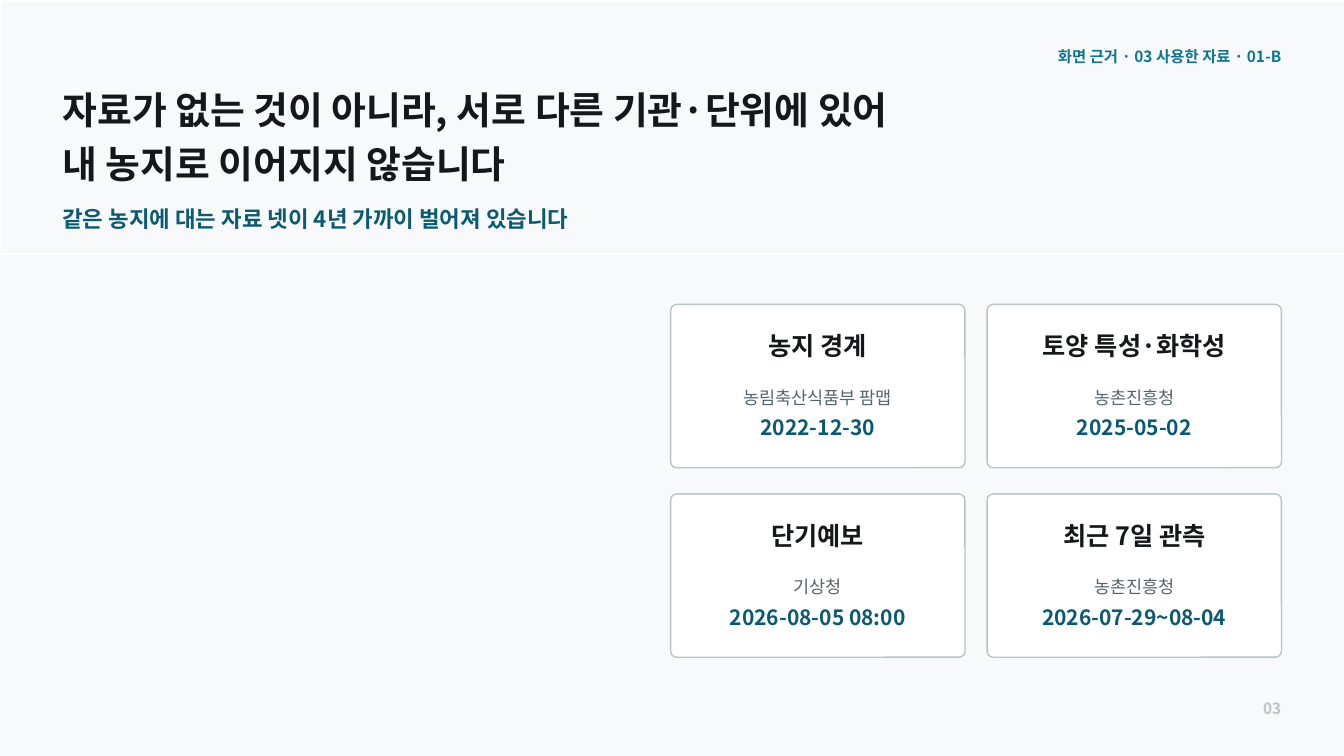
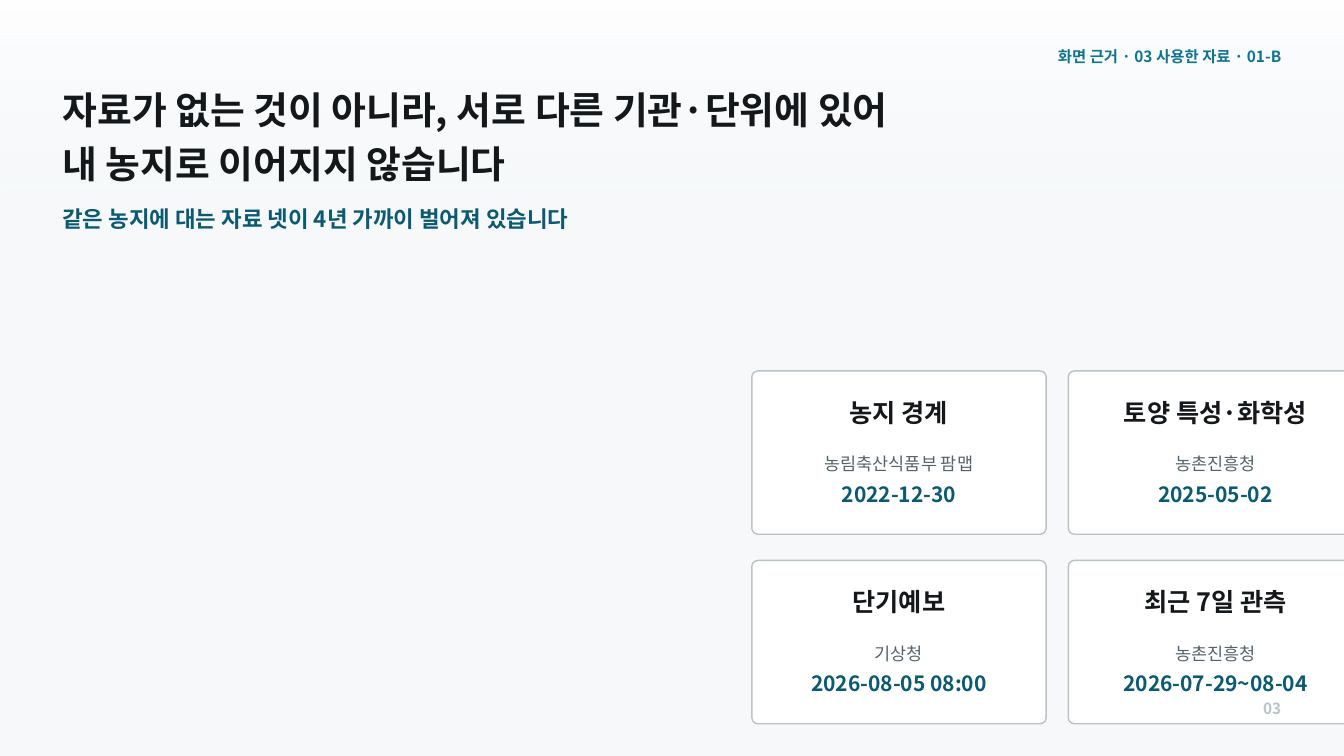
Before and after one commit to kzming2007/batboda, a slide deck: slide 3 of 발표/20260805_밭보다_본선발표_v7.pptx. Drawn at 1344x756 pixels with LibreOffice and Linux fonts; fonts in the diff are those of the drawing; background and template pictures are left out. Boxes give left, top, right and bottom in pixels: in the first picture for what was removed or moved away, otherwise in the second. Text is boxed around its words. In the diff, an @@ line names an element or a change of style, - is before the commit and + after.

```diff
--- a/발표/20260805_밭보다_본선발표_v7.pptx
+++ b/발표/20260805_밭보다_본선발표_v7.pptx
@@ rectangle: place and size @@
-rectangle at (0,0,1344,254)
+rectangle at (0,0,1344,756)
@@ rectangle at (0,0,1344,756): outline #FFFFFF 1 pt to none @@
@@ 12 texts, 4 rounded rectangles: place and size @@
-12 texts, 4 rounded rectangles at (670,304,1281,657)
+12 texts, 4 rounded rectangles at (752,371,1344,724)
```
Also in this commit, not shown: 2 other slides changed, 3 other files.
